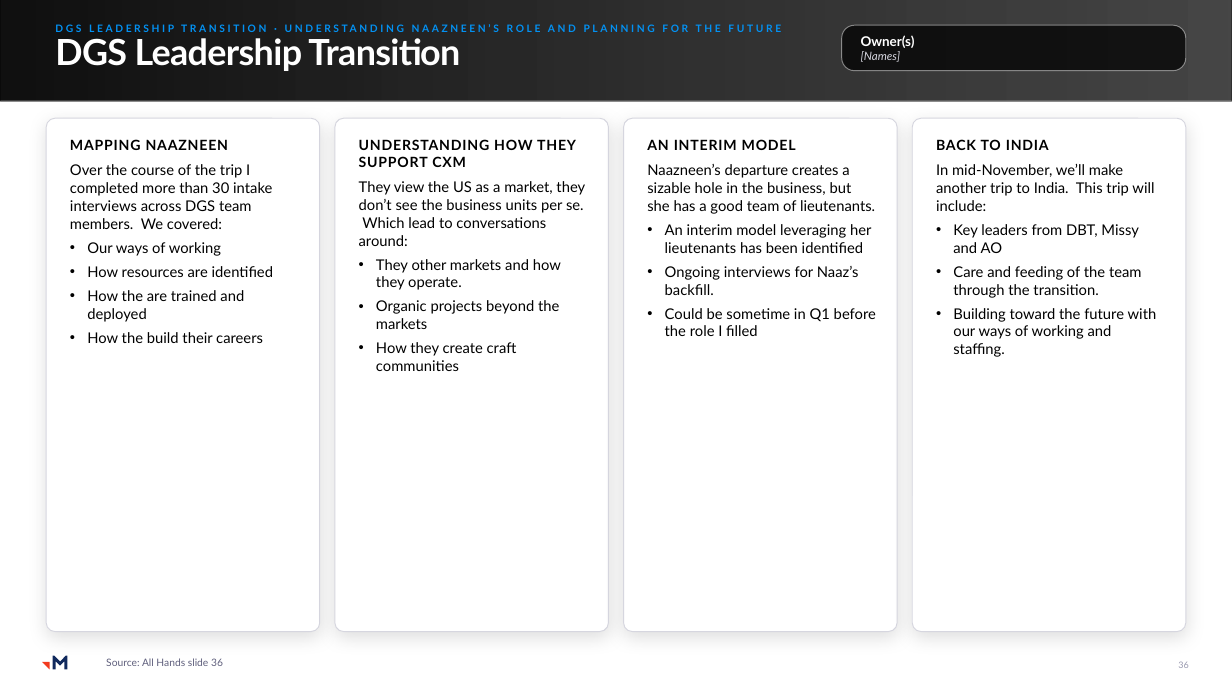
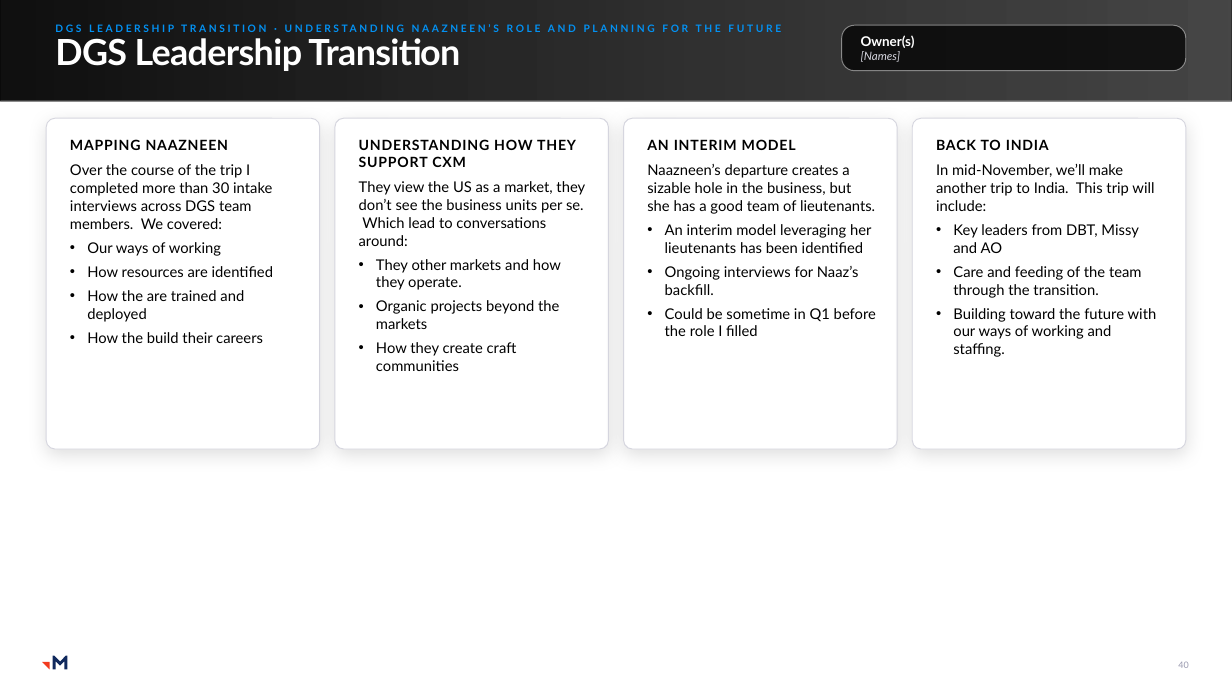
Before and after one commit to RachelHarrisMerkle/BasicMerkle, a slide deck: slide 40 of Priorities_Master.pptx (slide 36 before the commit). Drawn at 1232x693 pixels with LibreOffice and Linux fonts; fonts in the diff are those of the drawing; grey boxes stand for pictures. Boxes give left, top, right and bottom in pixels: in the first picture for what was removed or moved away, otherwise in the second. Text is boxed around its words. In the diff, an @@ line names an element or a change of style, - is before the commit and + after.

```diff
--- a/Priorities_Master.pptx
+++ b/Priorities_Master.pptx
@@ rounded rectangle "MAPPING NAAZNEEN": place and size @@
-rounded rectangle "MAPPING NAAZNEEN" at (46, 118, 320, 632)
+rounded rectangle "MAPPING NAAZNEEN" at (46, 118, 320, 449)
@@ rounded rectangle "UNDERSTANDING HOW THEY SUPPORT CXM": place and size @@
-rounded rectangle "UNDERSTANDING HOW THEY SUPPORT CXM" at (335, 118, 608, 632)
+rounded rectangle "UNDERSTANDING HOW THEY SUPPORT CXM" at (335, 118, 608, 449)
@@ rounded rectangle "AN INTERIM MODEL": place and size @@
-rounded rectangle "AN INTERIM MODEL" at (624, 118, 897, 632)
+rounded rectangle "AN INTERIM MODEL" at (624, 118, 897, 449)
@@ rounded rectangle "BACK TO INDIA": place and size @@
-rounded rectangle "BACK TO INDIA" at (912, 118, 1186, 632)
+rounded rectangle "BACK TO INDIA" at (912, 118, 1186, 449)
@@ text removed at (106, 658, 223, 666) @@
-Source: All Hands slide 36
@@ page number at (1178, 662, 1188, 668): text changed @@
-36
+40
```
Also in this commit, not shown: 36 other slides changed, 8 slides added, 1 other file.
